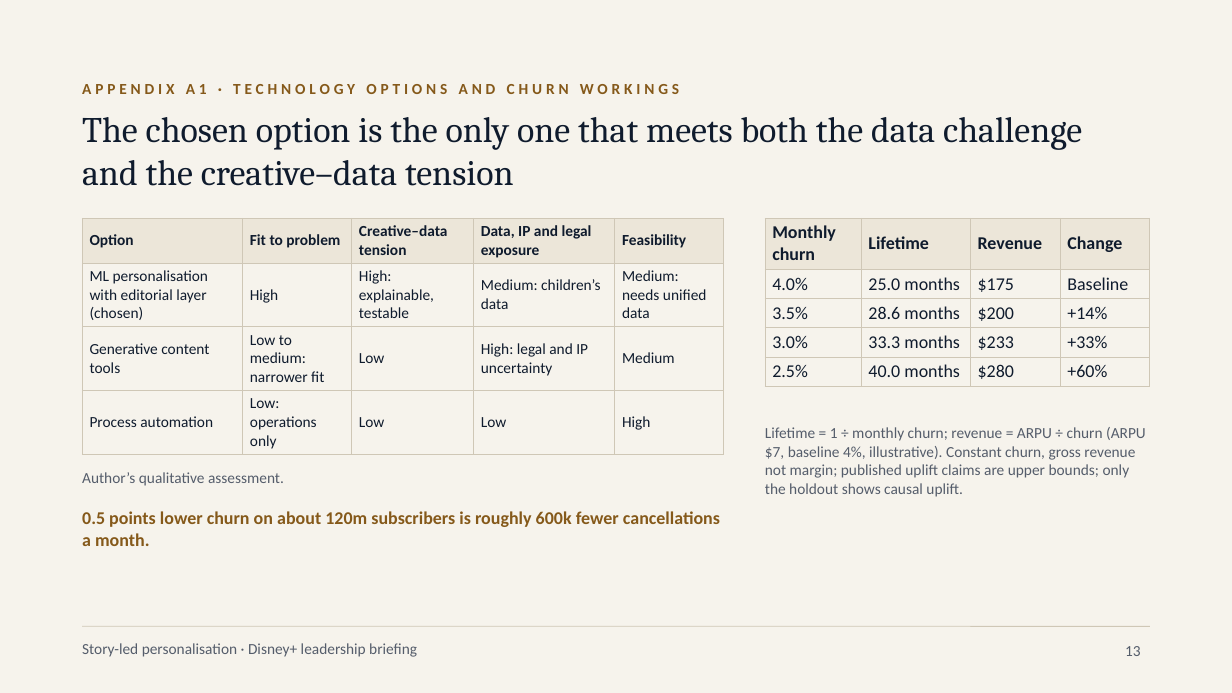
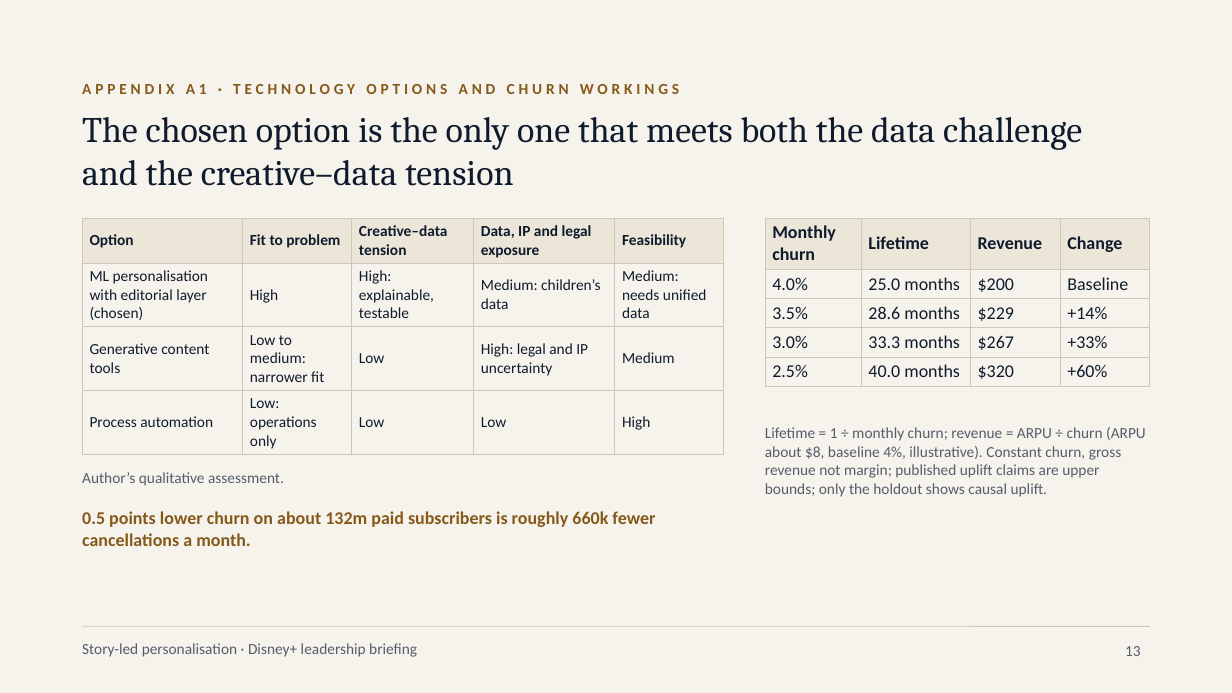
Before and after one commit to karanrg22-svg/skill, a slide deck: slide 13 of output/A_Corporate_Editorial.pptx. Drawn at 1232x693 pixels with LibreOffice and Linux fonts; fonts in the diff are those of the drawing. Boxes give left, top, right and bottom in pixels: in the first picture for what was removed or moved away, otherwise in the second. Text is boxed around its words. In the diff, an @@ line names an element or a change of style, - is before the commit and + after.

```diff
--- a/output/A_Corporate_Editorial.pptx
+++ b/output/A_Corporate_Editorial.pptx
@@ table at (x1=765, y1=218, x2=1150, y2=383) @@
-row 2, column 3: $175
+row 2, column 3: $200
-row 3, column 3: $200
+row 3, column 3: $229
-row 4, column 3: $233
+row 4, column 3: $267
-row 5, column 3: $280
+row 5, column 3: $320
@@ text at (x1=765, y1=427, x2=1146, y2=497): text changed @@
-Lifetime = 1 ÷ monthly churn; revenue = ARPU ÷ churn (ARPU $7, baseline 4%, illustrative). Constant churn, gross revenue not margin; published uplift claims are upper bounds; only the holdout shows causal uplift.
+Lifetime = 1 ÷ monthly churn; revenue = ARPU ÷ churn (ARPU about $8, baseline 4%, illustrative). Constant churn, gross revenue not margin; published uplift claims are upper bounds; only the holdout shows causal uplift.
@@ text at (x1=82, y1=511, x2=655, y2=546): text changed @@
-0.5 points lower churn on about 120m subscribers is roughly 600k fewer cancellations a month.
+0.5 points lower churn on about 132m paid subscribers is roughly 660k fewer cancellations a month.
```
Also in this commit, not shown: 4 other slides changed, 1 other file.
